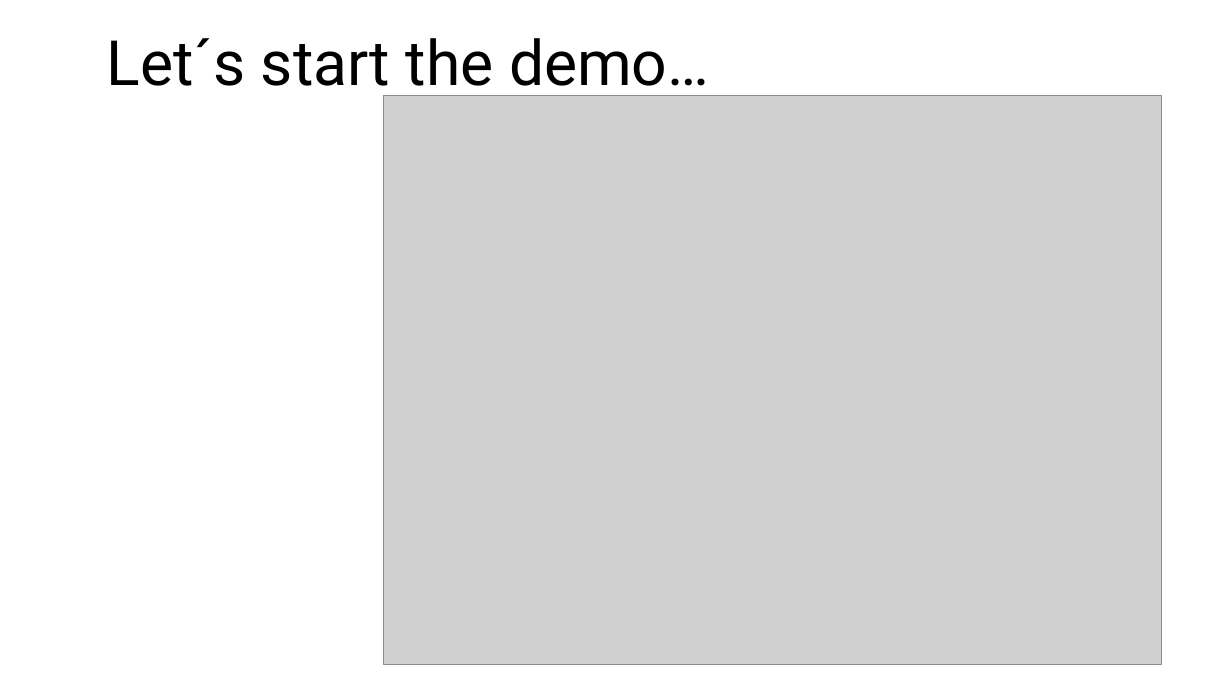
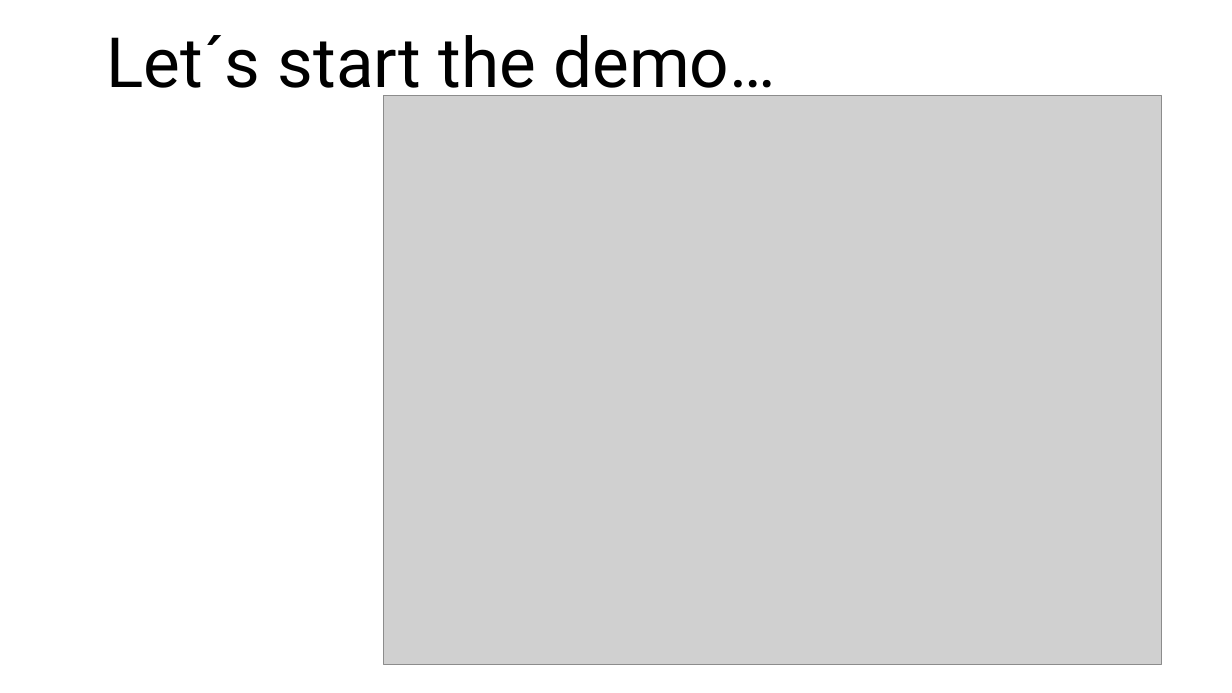
Before and after one commit to SirPatschiii/Kinobuchungsprogramm, a slide deck: slide 6 of 6_Kinobuchungssystem_20240212.pptx. Drawn at 1232x693 pixels with LibreOffice and Linux fonts; fonts in the diff are those of the drawing; grey boxes stand for pictures. Boxes give left, top, right and bottom in pixels: in the first picture for what was removed or moved away, otherwise in the second. Text is boxed around its words. In the diff, an @@ line names an element or a change of style, - is before the commit and + after.

```diff
--- a/6_Kinobuchungssystem_20240212.pptx
+++ b/6_Kinobuchungssystem_20240212.pptx
@@ title "Let´s start the demo…" at <box>107,35,775,103</box>: size 48.6 to 54 pt @@
```
Also in this commit, not shown: 2 other slides changed.
